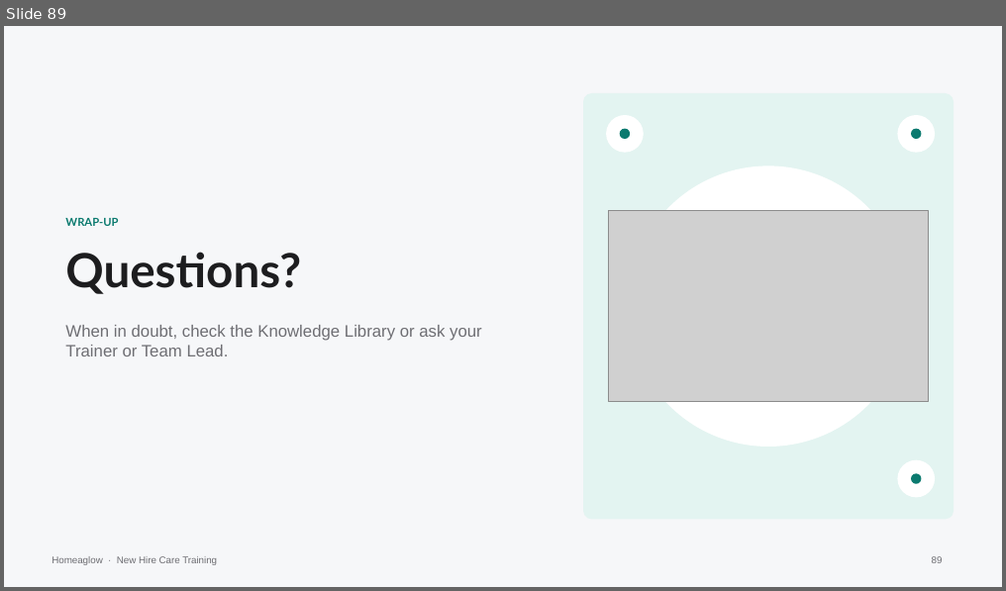
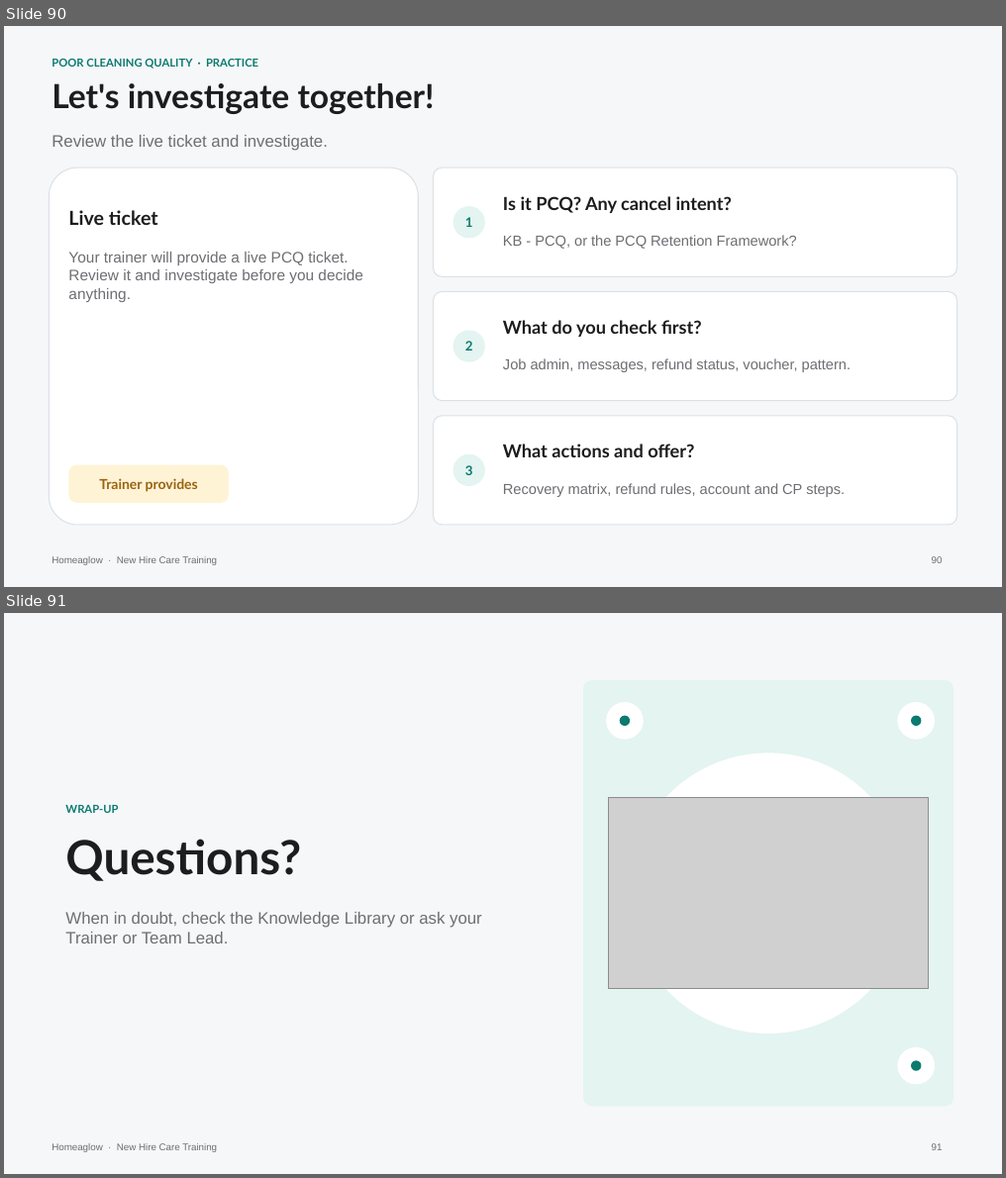
Before and after one commit to anjulimichelle/training, a slide deck: day3-platform-mechanics/day3-platform-mechanics-with-macros.pptx. Shown one above the other, each under a label of ours: slide 89 before the commit, slides 90 and 91 after it. The pictures are 1006x591 and 1006x1178 pixels, drawn with LibreOffice and Linux fonts; fonts in the diff are those of the drawing; grey boxes stand for pictures. Boxes give left, top, right and bottom in pixels: in the first picture for what was removed or moved away, otherwise in the second. Text is boxed around its words. In the diff, an @@ line names an element or a change of style, - is before the commit and + after.

```diff
--- a/day3-platform-mechanics/day3-platform-mechanics-with-macros.pptx
+++ b/day3-platform-mechanics/day3-platform-mechanics-with-macros.pptx
@@ slide 90 added at (4, 26, 1002, 587), background #F6F7F9; not listed: 1 template element that a slide beside it also shows @@
@@ text added at (52, 59, 258, 69), 8 pt, text #0B7A6F, bold @@
+POOR CLEANING QUALITY · PRACTICE
@@ text added at (52, 83, 435, 114), 24 pt, text #1D1D1F, bold @@
+Let's investigate together!
@@ text added at (52, 135, 328, 151), 12 pt, text #6E6E73 @@
+Review the live ticket and investigate.
@@ rounded rectangle added at (49, 168, 418, 525), fill #FFFFFF, outline #DCE1E7 0.75 pt @@
@@ rounded rectangle added at (433, 168, 957, 276), fill #FFFFFF, outline #DCE1E7 0.75 pt @@
@@ text added at (503, 196, 732, 213), 13 pt, text #1D1D1F, bold @@
+Is it PCQ? Any cancel intent?
@@ text added at (68, 210, 158, 225), 14 pt, text #1D1D1F, bold @@
+Live ticket
@@ rounded rectangle added at (453, 206, 485, 239), fill #E3F4F1, 9.5 pt, text #0B7A6F, bold @@
+1
@@ text added at (68, 252, 362, 302), 11 pt, text #6E6E73 @@
+Your trainer will provide a live PCQ ticket. Review it and investigate before you decide anything.
@@ text added at (503, 235, 797, 249), 10.5 pt, text #6E6E73 @@
+KB - PCQ, or the PCQ Retention Framework?
@@ rounded rectangle added at (433, 291, 957, 400), fill #FFFFFF, outline #DCE1E7 0.75 pt @@
@@ text added at (503, 320, 702, 337), 13 pt, text #1D1D1F, bold @@
+What do you check first?
@@ rounded rectangle added at (453, 330, 485, 363), fill #E3F4F1, 9.5 pt, text #0B7A6F, bold @@
+2
@@ text added at (503, 359, 850, 372), 10.5 pt, text #6E6E73 @@
+Job admin, messages, refund status, voucher, pattern.
@@ rounded rectangle added at (433, 416, 957, 525), fill #FFFFFF, outline #DCE1E7 0.75 pt @@
@@ rounded rectangle added at (69, 466, 229, 503), fill #FFF3D6, 10 pt, text #9A6410, bold @@
+Trainer provides
@@ rounded rectangle added at (453, 454, 485, 486), fill #E3F4F1, 9.5 pt, text #0B7A6F, bold @@
+3
@@ text added at (503, 444, 694, 458), 13 pt, text #1D1D1F, bold @@
+What actions and offer?
@@ text added at (503, 483, 845, 497), 10.5 pt, text #6E6E73 @@
+Recovery matrix, refund rules, account and CP steps.
@@ page number added at (932, 557, 943, 564), 7 pt, text #6E6E73 @@
+90
@@ what was slide 89 is now slide 91 @@
@@ page number at (932, 1144, 943, 1151): text changed @@
-89
+91
```
Also in this commit, not shown: 1 other slide added, 1 other file.
